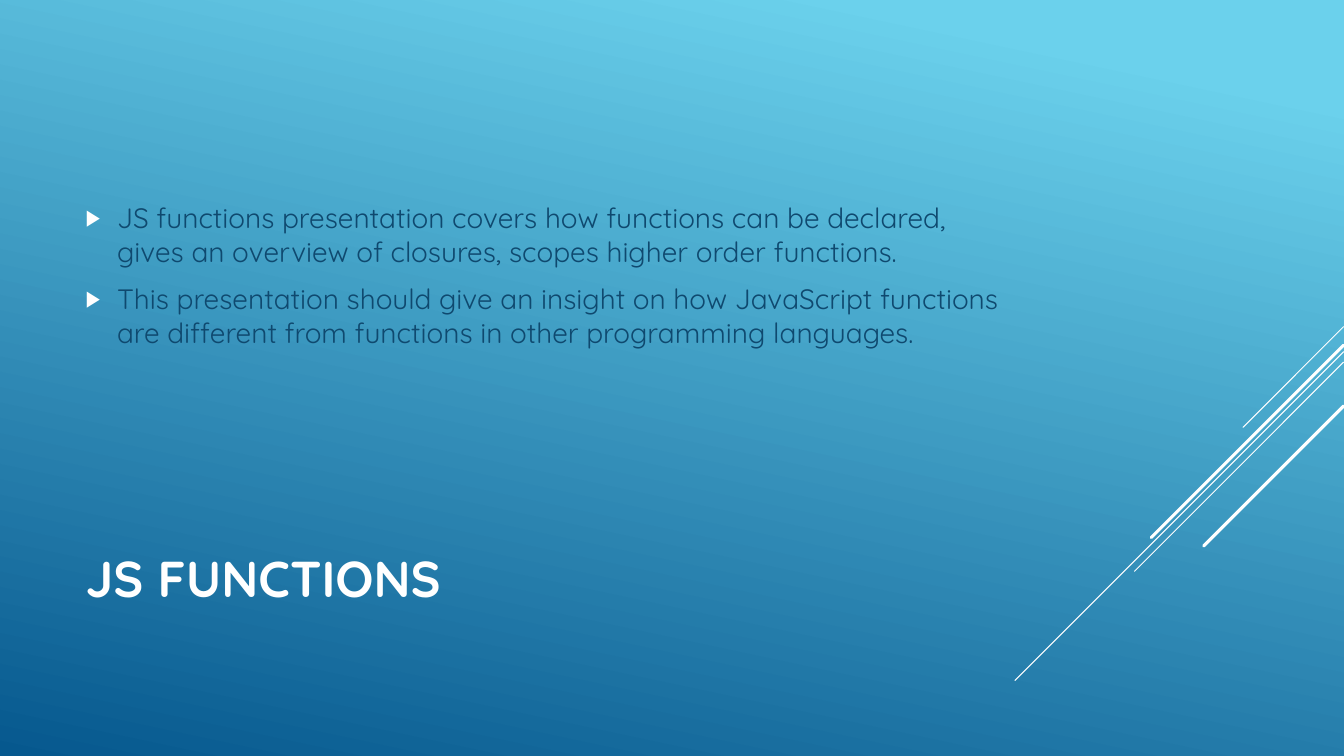
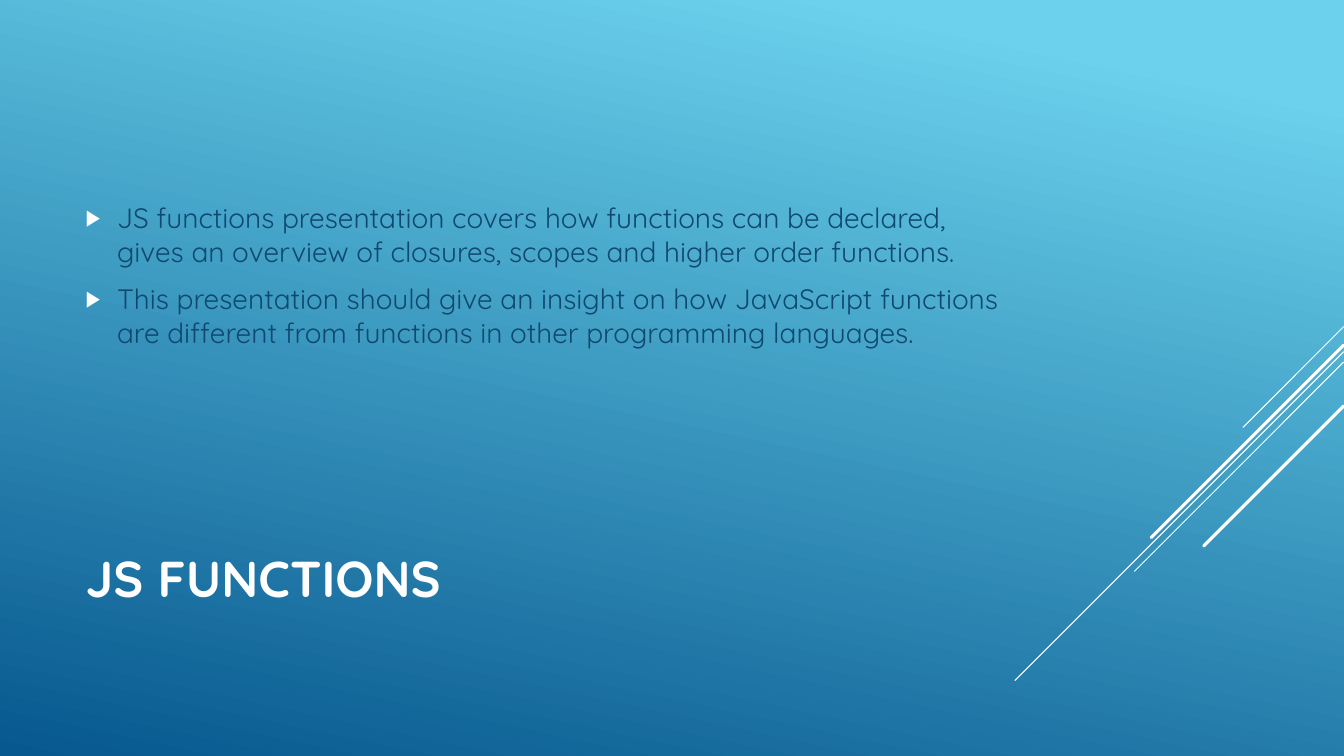
Before and after one commit to Zuehlke/security-onboarding, a slide deck: slide 9 of javascript_basics/00_Introduction/Introduction.pptx. Drawn at 1344x756 pixels with LibreOffice and Linux fonts; fonts in the diff are those of the drawing. Boxes give left, top, right and bottom in pixels: in the first picture for what was removed or moved away, otherwise in the second. Text is boxed around its words. In the diff, an @@ line names an element or a change of style, - is before the commit and + after.

Commit message:
fixed small typo in js basics presentation

```diff
--- a/javascript_basics/00_Introduction/Introduction.pptx
+++ b/javascript_basics/00_Introduction/Introduction.pptx
@@ text at <box>117,207,954,268</box>: text changed @@
-▶ JS functions presentation covers how functions can be declared, gives an overview of closures, scopes higher order functions.
+▶ JS functions presentation covers how functions can be declared, gives an overview of closures, scopes and higher order functions.
```
